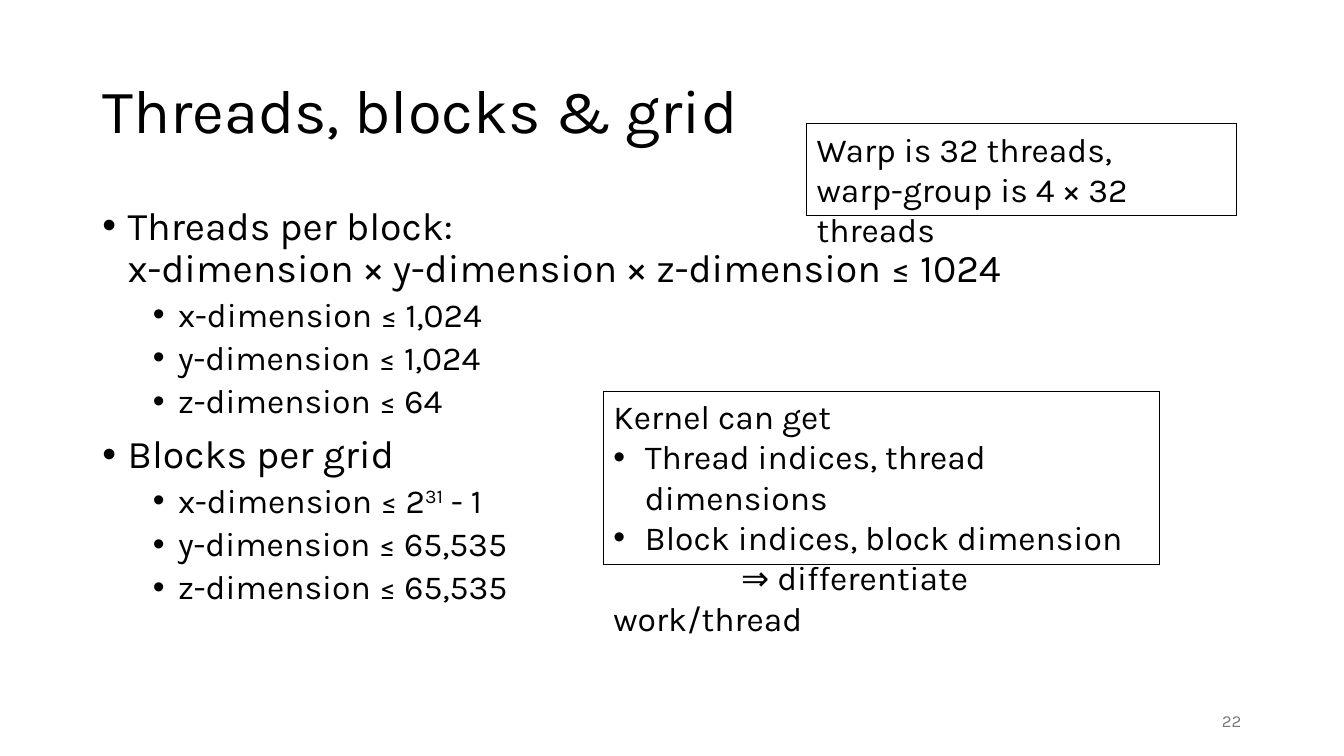
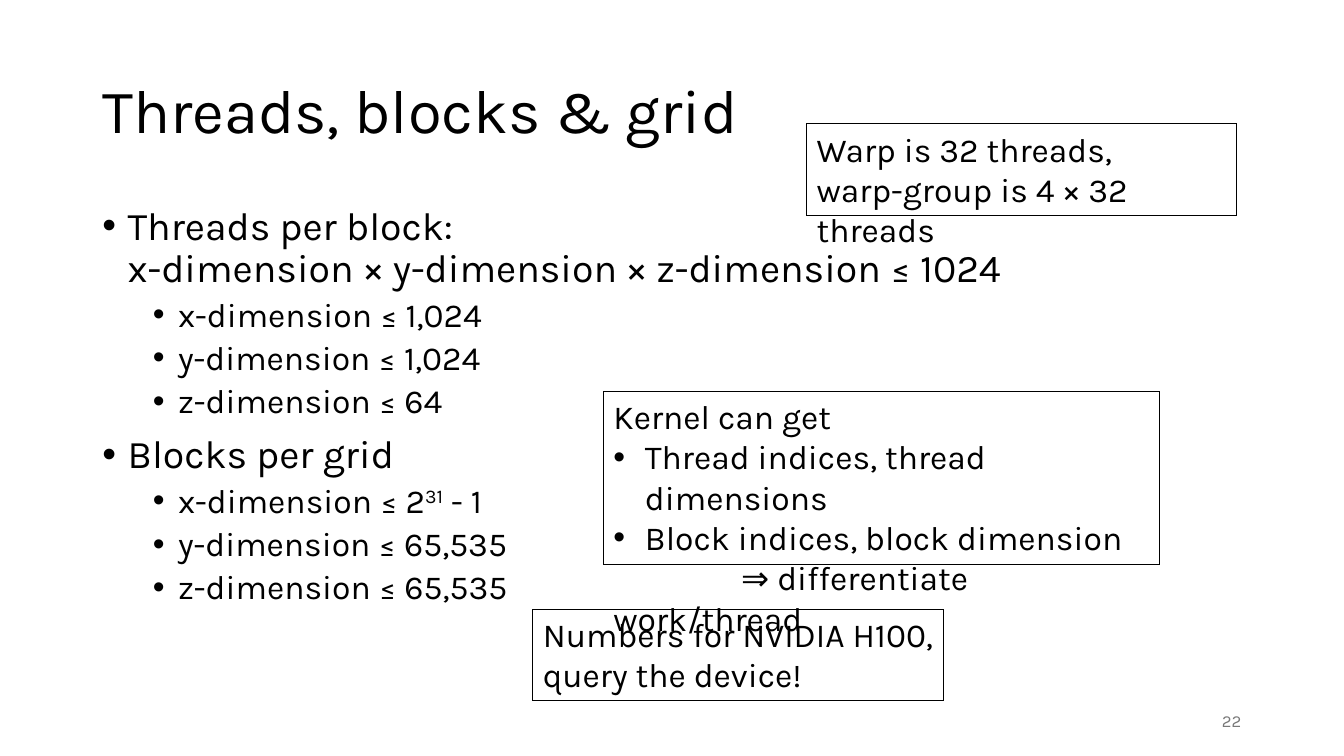
Before and after one commit to gjbex/GPU-programming, a slide deck: slide 22 of gpu_programming.pptx. Drawn at 1344x756 pixels with LibreOffice and Linux fonts; fonts in the diff are those of the drawing. Boxes give left, top, right and bottom in pixels: in the first picture for what was removed or moved away, otherwise in the second. Text is boxed around its words. In the diff, an @@ line names an element or a change of style, - is before the commit and + after.

Commit message:
Fix slide 22, 23, 24
* Add NVIDIA explicitly for cluster level
* Use generic subgroup term
* Add model qualifier & advice to query device for model/vendor-specific limits

```diff
--- a/gpu_programming.pptx
+++ b/gpu_programming.pptx
@@ rectangle added at bbox=[533, 609, 944, 701], outline #000000 0.75 pt, 24 pt, text #000000 @@
+Numbers for NVIDIA H100,
+query the device!
```
Also in this commit, not shown: 2 other slides changed.
